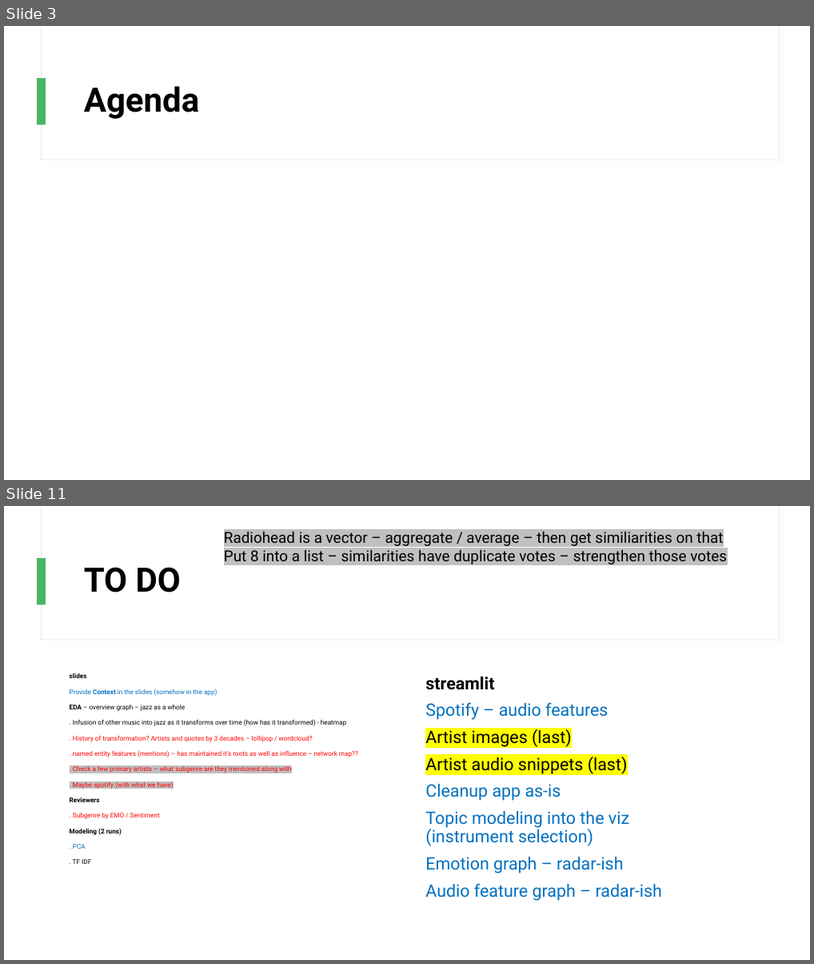
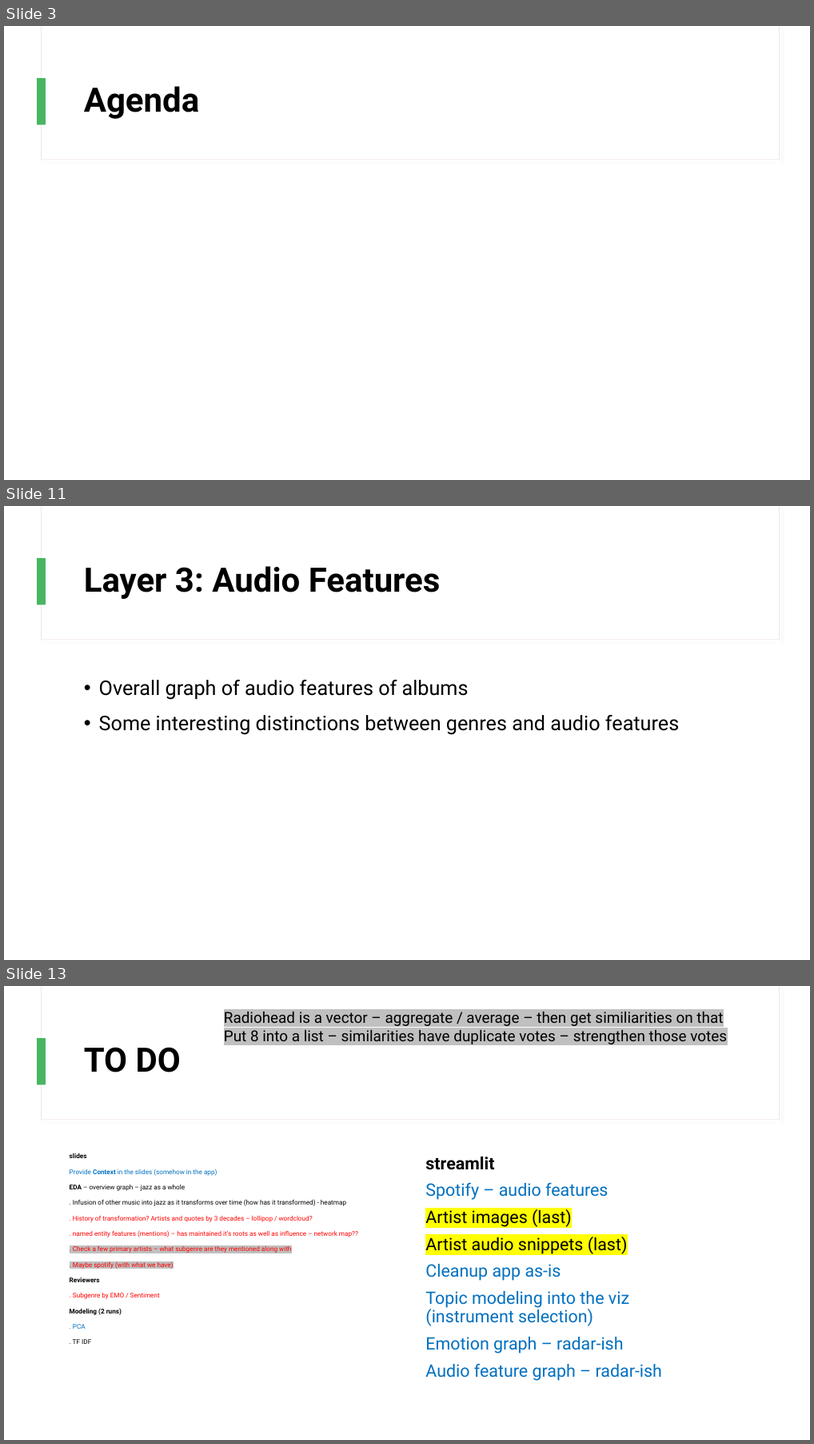
Before and after one commit to chan-chris/Metis_proj5, a slide deck: presentations/jazz_recs.pptx. Shown one above the other, each under a label of ours: slides 3 and 11 before the commit, slides 3, 11 and 13 after it; the slides between them are not shown. The pictures are 814x964 and 814x1444 pixels, drawn with LibreOffice and Linux fonts; fonts in the diff are those of the drawing. Boxes give left, top, right and bottom in pixels: in the first picture for what was removed or moved away, otherwise in the second. Text is boxed around its words. In the diff, an @@ line names an element or a change of style, - is before the commit and + after.

```diff
--- a/presentations/jazz_recs.pptx
+++ b/presentations/jazz_recs.pptx
@@ slide 11 added at bbox=[4, 506, 810, 960], background #FFFFFF; not listed: 3 template elements that a slide beside it also shows @@
@@ title added at bbox=[84, 566, 441, 599], 40 pt, text #000000, bold @@
+Layer 3: Audio Features
@@ text added at bbox=[99, 680, 679, 735], 24 pt, text #000000 @@
+• Overall graph of audio features of albums
+• Some interesting distinctions between genres and audio features
@@ what was slide 11 is now slide 13 @@
```
Also in this commit, not shown: 6 slides changed, 2 other slides added, 1 slide removed, 3 other files.
